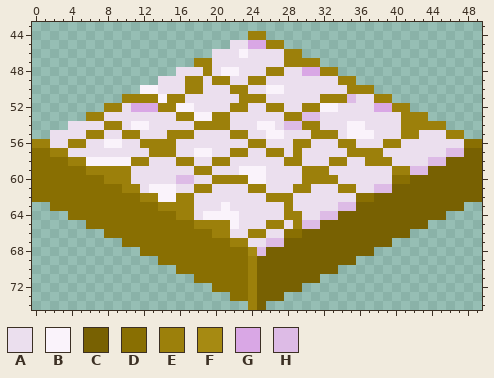
One commit to this sprite sheet: vince_mckeown/Tactics/images/floor.png. This is how it looked before the edit.
The file is 50x75 pixels. Colours within 5 levels of each other are drawn and written as one. Shown: x 0..49, y 43..74.
Palette (. is transparent): A #ebdfee  B #faf3fb  C #786102  D #896f02  E #9c800b  F #a68a12  G #d9a7e5  H #ddbbe6
Pixels before, first column x 0:
44 ........................EE........................
45 ......................AAGGEE......................
46 ....................AAABAAAAEE....................
47 ..................EEAAAAAAAAEEEE..................
48 ................AAAEABBAAAEEAAGGEE................
49 ..............AAAEEAEEAAEEAAAAAAAAEE..............
50 ............BBAAAEEAAAEEAABBAAAAAAAEEE............
51 ..........EEEEBEEAAAAAAEEEAAAAAAEEEHAAEE..........
52 ........EEAGGGEEBBAAAAEEAAEEAAEEBBAAAAGGEE........
53 ......EEAAAAAAAAEEBBEEAAAAAAEEHHAAAAAAAAAEEE......
54 ....AAAAEEABBAAAAAEEEEAAABBAHHEEAAABBAAAAEEEEE....
55 ..AAAAEEAAEEAAAEEEAAAAEEAABBAAAEEEABBBAAAEEAAAEE..
56 EEAAEEAABBAAEEEEAAAAAAAAEEAAAEEAAAEEAAAEEAAAAAAADD
57 DDEEAAAAAAAAAEEEAABBAAEEAAEEAEAAAAAEEEEAAAAAAAHHCC
58 DDDDEEBBBBBEEAAAEEAAEEAAAAAAEEAAAEEAAEEEAAAAHHCCCC
59 DDDDDDEEEEEAAAAAAAEEAAABBBAAAAEEEAAAAAAAEEHHCCCCCC
60 DDDDDDDDEEEAAAAAHHAAEEEEBBAAAAEEEEAAAAAADDCCCCCCCC
61 DDDDDDDDDDEEABBBAAEEAAAAEEAAAEEAAAEEAAHHCCCCCCCCCC
62 DDDDDDDDDDDDEEBBEEAAAAAAAAEEEAAAAAAADDCCCCCCCCCCCC
63 ..DDDDDDDDDDDDEEEEAAABAAAAAAEAAAAAHHCCCCCCCCCCCC..
64 ....DDDDDDDDDDDDEEABBBBAAAAAEEAAHHCCCCCCCCCCCC....
65 ......DDDDDDDDDDDDEEEEBAAAEEAEHHCCCCCCCCCCCC......
66 ........DDDDDDDDDDDDEEAAEEAADDCCCCCCCCCCCC........
67 ..........DDDDDDDDDDDDEEAAHHCCCCCCCCCCCC..........
68 ............DDDDDDDDDDDDFHCCCCCCCCCCCC............
69 ..............DDDDDDDDDDECCCCCCCCCCC..............
70 ................DDDDDDDDECCCCCCCCC................
71 ..................DDDDDDECCCCCCC..................
72 ....................DDDDECCCCC....................
73 ......................DDECCC......................
74 ........................EC........................
The same view after the edit:
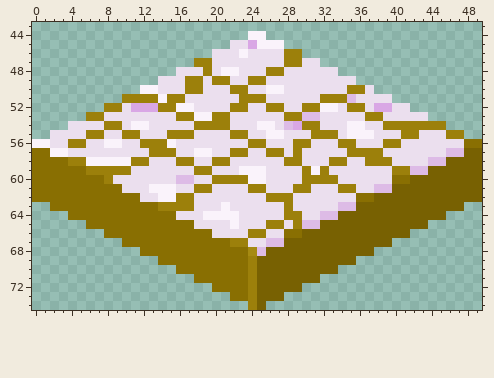
Change:
{"y":44,"x":24,"old":"EE","new":"BB"}
{"y":45,"x":25,"old":"GEE","new":"BBB"}
{"y":47,"x":30,"old":"EE","new":"AA"}
{"y":48,"x":30,"old":"GGEE","new":"AAAA"}
{"y":49,"x":34,"old":"EE","new":"AA"}
{"y":50,"x":37,"old":"E","new":"A"}
{"y":51,"x":38,"old":"EE","new":"AA"}
{"y":52,"x":35,"old":"AA","new":"EE"}
{"y":52,"x":40,"old":"EE","new":"AA"}
{"y":53,"x":37,"old":"AA","new":"EE"}
{"y":53,"x":41,"old":"EEE","new":"AAA"}
{"y":54,"x":29,"old":"H","new":"G"}
{"y":54,"x":39,"old":"AA","new":"EE"}
{"y":56,"x":0,"old":"EE","new":"BB"}
{"y":56,"x":15,"old":"E","new":"B"}
{"y":57,"x":2,"old":"EE","new":"BB"}
{"y":59,"x":31,"old":"E","new":"B"}
{"y":60,"x":9,"old":"EE","new":"AA"}
{"y":61,"x":10,"old":"EE","new":"AA"}
{"y":62,"x":12,"old":"EE","new":"AA"}
{"y":64,"x":16,"old":"EE","new":"AA"}
{"y":65,"x":18,"old":"EEEE","new":"AAAA"}
{"y":66,"x":20,"old":"EE","new":"AA"}
{"label":"changed","picture_box":[248,31,428,130]}
{"label":"changed","picture_box":[32,139,68,157]}
{"label":"changed","picture_box":[167,139,176,148]}
{"label":"changed","picture_box":[311,166,320,175]}
{"label":"changed","picture_box":[113,175,230,238]}
